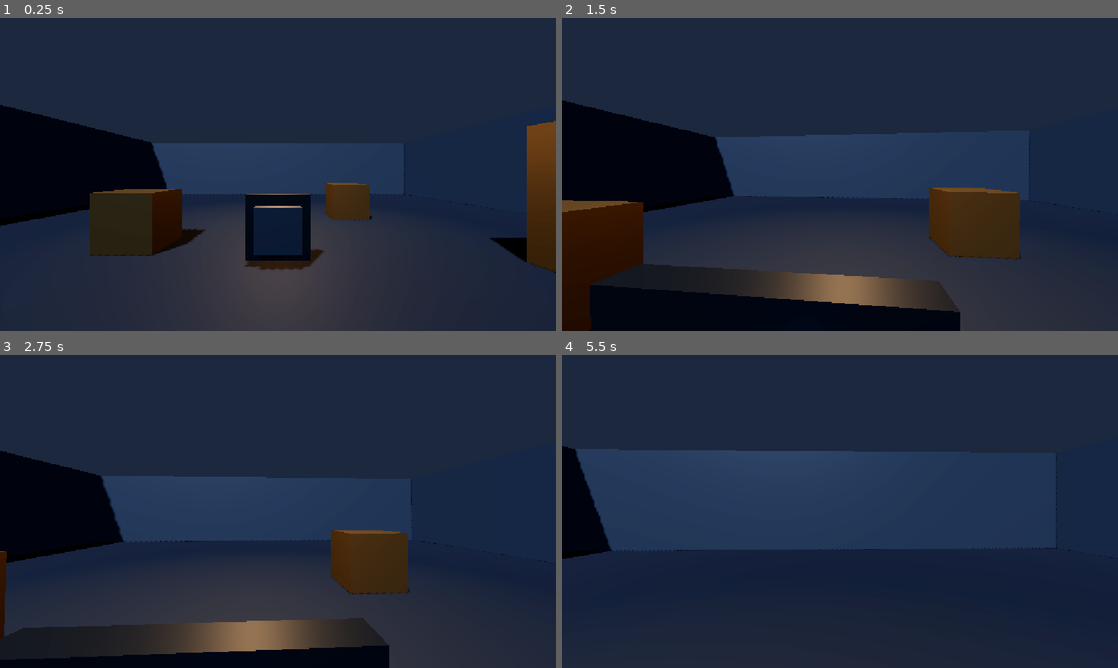
Above: before the commit, frames 1-4 (two rows, left to right).
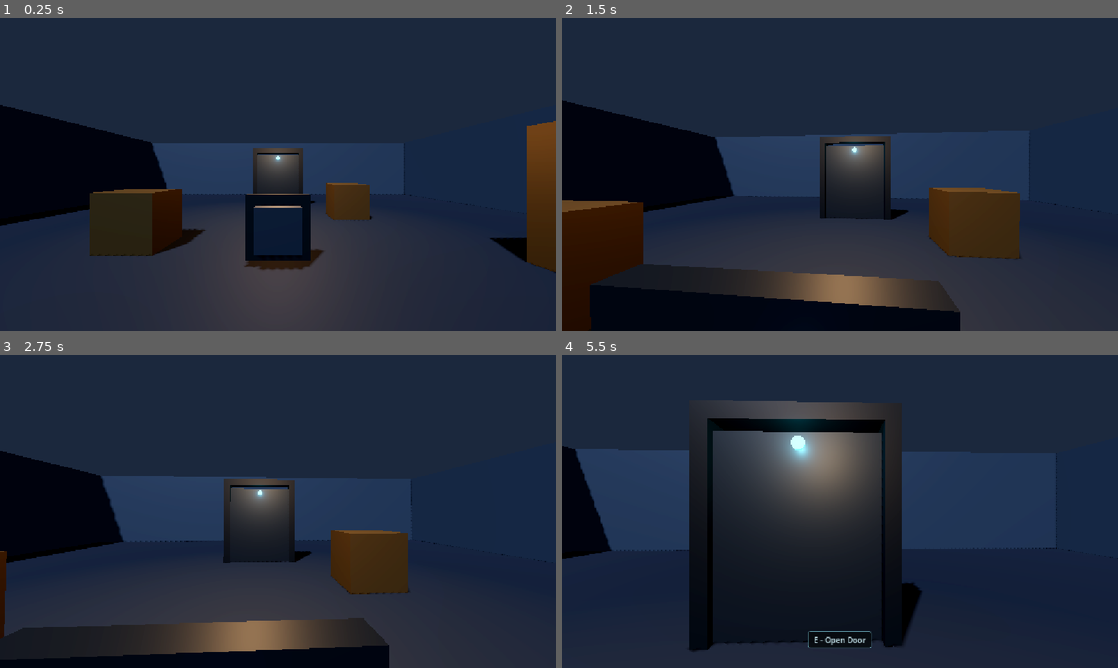
Above: after the commit, the same moments.

Repository: marvlock/MARA
Game: Godot game, scene res://scenes/levels/movement_test.tscn
Two runs of this game, one before a commit and one after it. Both use one fixed random seed, a clock stepped at 60 frames per second and the inputs below.
Inputs (mouse positions are in pixels of both pictures, inside the frame that each line leads up to):
- Up to frame 1 (0.25 s): no input
- Up to frame 2 (1.5 s): tap Enter at 0.5 s; move the mouse to (867, 174) at 0.52 s; hold E (interact) 0.53-1.28 s; hold W (move_forward) from 0.53 s (still down); move the mouse to (812, 174) at 1.27 s; tap Ctrl (crouch) at 1.35 s
- Up to frame 3 (2.75 s): keep holding W (move_forward); tap E (interact) at 1.55 s; move the mouse to (289, 505) at 2.02 s; hold E (interact) from 2.03 s (still down)
- Up to frame 4 (5.5 s): keep holding W (move_forward); move the mouse to (834, 517) at 2.77 s; release E (interact) at 2.78 s; tap Shift (sprint) at 2.85 s; tap E (interact) at 3.05, 4.55 s; move the mouse to (878, 514) at 3.52 s; hold E (interact) 3.53-4.28 s; move the mouse to (795, 508) at 4.27 s; tap Ctrl (crouch) at 4.35 s; move the mouse to (845, 511) at 5.02 s; hold E (interact) from 5.03 s (still down)

The runs differ from the first frame. In frame 1, 1.3% of the frame differs, in the area x 45-57%, y 41-60%; in frame 2, 3.3%; in frame 3, 3.4%; in frame 4, 25%, in the area x 22-65%, y 14-95%.

Commit message:
feat: add reusable sliding door

Diff:
--- a/scenes/levels/movement_test.tscn
+++ b/scenes/levels/movement_test.tscn
@@ -1,7 +1,8 @@
-[gd_scene load_steps=15 format=3]
+[gd_scene load_steps=16 format=3]
 
 [ext_resource type="PackedScene" path="res://scenes/characters/player.tscn" id="1_player"]
 [ext_resource type="PackedScene" path="res://scenes/props/test_interaction_button.tscn" id="2_interaction_button"]
+[ext_resource type="PackedScene" path="res://scenes/props/sliding_door.tscn" id="3_sliding_door"]
 
 [sub_resource type="Environment" id="Environment_test"]
 background_mode = 1
@@ -74,6 +75,9 @@
 
 [node name="TestInteractionButton" parent="." instance=ExtResource("2_interaction_button")]
 position = Vector3(0, 0, 2.5)
+
+[node name="TestSlidingDoor" parent="." instance=ExtResource("3_sliding_door")]
+position = Vector3(0, 0, -4)
 
 [node name="Floor" type="StaticBody3D" parent="."]
 position = Vector3(0, -0.5, 0)
--- /dev/null
+++ b/scenes/props/sliding_door.tscn
@@ -0,0 +1,73 @@
+[gd_scene load_steps=10 format=3]
+
+[ext_resource type="Script" path="res://scripts/interactions/sliding_door.gd" id="1_door_script"]
+[ext_resource type="Script" path="res://scripts/interactions/interactable.gd" id="2_interactable_script"]
+
+[sub_resource type="BoxMesh" id="BoxMesh_panel"]
+size = Vector3(2.0, 2.5, 0.22)
+
+[sub_resource type="BoxShape3D" id="BoxShape_panel"]
+size = Vector3(2.0, 2.5, 0.22)
+
+[sub_resource type="StandardMaterial3D" id="Material_panel"]
+albedo_color = Color(0.17, 0.21, 0.24, 1)
+metallic = 0.72
+roughness = 0.42
+
+[sub_resource type="BoxMesh" id="BoxMesh_frame_side"]
+size = Vector3(0.2, 2.8, 0.45)
+
+[sub_resource type="BoxMesh" id="BoxMesh_frame_top"]
+size = Vector3(2.4, 0.2, 0.45)
+
+[sub_resource type="StandardMaterial3D" id="Material_frame"]
+albedo_color = Color(0.1, 0.13, 0.15, 1)
+metallic = 0.6
+roughness = 0.5
+
+[sub_resource type="CylinderMesh" id="CylinderMesh_indicator"]
+top_radius = 0.08
+bottom_radius = 0.08
+height = 0.04
+
+[node name="SlidingDoor" type="Node3D"]
+script = ExtResource("1_door_script")
+
+[node name="DoorPanel" type="AnimatableBody3D" parent="."]
+position = Vector3(0, 1.25, 0)
+
+[node name="MeshInstance3D" type="MeshInstance3D" parent="DoorPanel"]
+mesh = SubResource("BoxMesh_panel")
+material_override = SubResource("Material_panel")
+
+[node name="CollisionShape3D" type="CollisionShape3D" parent="DoorPanel"]
+shape = SubResource("BoxShape_panel")
+
+[node name="LeftFrame" type="MeshInstance3D" parent="."]
+position = Vector3(-1.1, 1.4, 0)
+mesh = SubResource("BoxMesh_frame_side")
+material_override = SubResource("Material_frame")
+
+[node name="RightFrame" type="MeshInstance3D" parent="."]
+position = Vector3(1.1, 1.4, 0)
+mesh = SubResource("BoxMesh_frame_side")
+material_override = SubResource("Material_frame")
+
+[node name="TopFrame" type="MeshInstance3D" parent="."]
+position = Vector3(0, 2.7, 0)
+mesh = SubResource("BoxMesh_frame_top")
+material_override = SubResource("Material_frame")
+
+[node name="IndicatorMesh" type="MeshInstance3D" parent="."]
+position = Vector3(0, 2.35, 0.16)
+rotation_degrees = Vector3(90, 0, 0)
+mesh = SubResource("CylinderMesh_indicator")
+
+[node name="IndicatorLight" type="OmniLight3D" parent="."]
+position = Vector3(0, 2.35, 0.28)
+light_energy = 1.2
+omni_range = 2.0
+
+[node name="Interactable" type="Node" parent="."]
+script = ExtResource("2_interactable_script")
+interaction_text = "Open Door"
--- /dev/null
+++ b/scripts/interactions/sliding_door.gd
@@ -0,0 +1,164 @@
+class_name SlidingDoor
+extends Node3D
+
+## Reusable sliding door driven through the shared Interactable component.
+## Story, power, and MARA systems can use open(), close(), lock(), and unlock()
+## without needing level-specific door code.
+
+signal state_changed(previous_state: DoorState, current_state: DoorState)
+
+enum DoorState {
+	DISABLED,
+	LOCKED,
+	CLOSED,
+	OPENING,
+	OPEN,
+	CLOSING,
+}
+
+@export_category("Initial State")
+@export var starts_locked: bool = false
+@export var starts_open: bool = false
+
+@export_category("Motion")
+@export var open_offset: Vector3 = Vector3(2.2, 0.0, 0.0)
+@export_range(0.05, 5.0, 0.05) var transition_duration: float = 0.75
+
+@export_category("Presentation")
+@export var locked_color := Color(0.82, 0.34, 0.2, 1.0)
+@export var closed_color := Color(0.3, 0.7, 0.72, 1.0)
+@export var open_color := Color(0.22, 0.8, 0.62, 1.0)
+
+@onready var door_panel: AnimatableBody3D = $DoorPanel
+@onready var interactable: Interactable = $Interactable
+@onready var indicator_mesh: MeshInstance3D = $IndicatorMesh
+@onready var indicator_light: OmniLight3D = $IndicatorLight
+
+var state: DoorState = DoorState.CLOSED
+var closed_position: Vector3
+var active_tween: Tween
+
+
+func _ready() -> void:
+	closed_position = door_panel.position
+	interactable.interacted.connect(_on_interacted)
+
+	if starts_open:
+		door_panel.position = _get_open_position()
+		_set_state(DoorState.OPEN)
+	elif starts_locked:
+		_set_state(DoorState.LOCKED)
+	else:
+		_set_state(DoorState.CLOSED)
+
+
+func open() -> void:
+	if state != DoorState.CLOSED:
+		return
+
+	_set_state(DoorState.OPENING)
+	_move_panel_to(_get_open_position(), _finish_open)
+
+
+func close() -> void:
+	if state != DoorState.OPEN:
+		return
+
+	_set_state(DoorState.CLOSING)
+	_move_panel_to(closed_position, _finish_close)
+
+
+func lock() -> void:
+	if state == DoorState.DISABLED or state == DoorState.LOCKED:
+		return
+
+	_stop_motion()
+	door_panel.position = closed_position
+	_set_state(DoorState.LOCKED)
+
+
+func unlock() -> void:
+	if state != DoorState.LOCKED:
+		return
+
+	_set_state(DoorState.CLOSED)
+
+
+func set_disabled() -> void:
+	_stop_motion()
+	_set_state(DoorState.DISABLED)
+
+
+func _on_interacted(_player: Node) -> void:
+	match state:
+		DoorState.CLOSED:
+			open()
+		DoorState.OPEN:
+			close()
+
+
+func _move_panel_to(target_position: Vector3, completion: Callable) -> void:
+	_stop_motion()
+	active_tween = create_tween()
+	active_tween.set_trans(Tween.TRANS_QUAD)
+	active_tween.set_ease(Tween.EASE_IN_OUT)
+	active_tween.tween_property(door_panel, "position", target_position, transition_duration)
+	active_tween.tween_callback(completion)
+
+
+func _stop_motion() -> void:
+	if active_tween != null and active_tween.is_valid():
+		active_tween.kill()
+	active_tween = null
+
+
+func _finish_open() -> void:
+	_set_state(DoorState.OPEN)
+
+
+func _finish_close() -> void:
+	_set_state(DoorState.CLOSED)
+
+
+func _get_open_position() -> Vector3:
+	return closed_position + open_offset
+
+
+func _set_state(next_state: DoorState) -> void:
+	var previous_state := state
+	state = next_state
+	_update_interaction_text()
+	_update_visual_state()
+	if previous_state != state:
+		state_changed.emit(previous_state, state)
+
+
+func _update_interaction_text() -> void:
+	match state:
+		DoorState.LOCKED:
+			interactable.interaction_text = "Locked"
+		DoorState.DISABLED:
+			interactable.interaction_text = "Unavailable"
+		DoorState.OPEN:
+			interactable.interaction_text = "Close Door"
+		DoorState.CLOSED:
+			interactable.interaction_text = "Open Door"
+		_:
+			interactable.interaction_text = "Door In Use"
+
+
+func _update_visual_state() -> void:
+	var color := closed_color
+	if state == DoorState.LOCKED or state == DoorState.DISABLED:
+		color = locked_color
+	elif state == DoorState.OPEN:
+		color = open_color
+
+	var material := StandardMaterial3D.new()
+	material.albedo_color = color
+	material.emission_enabled = true
+	material.emission = color
+	material.emission_energy_multiplier = 1.4
+	indicator_mesh.material_override = material
+	indicator_light.light_color = color
+	indicator_light.light_energy = 1.2
Not shown, changed: docs/DEVELOPMENT_LOG.md
